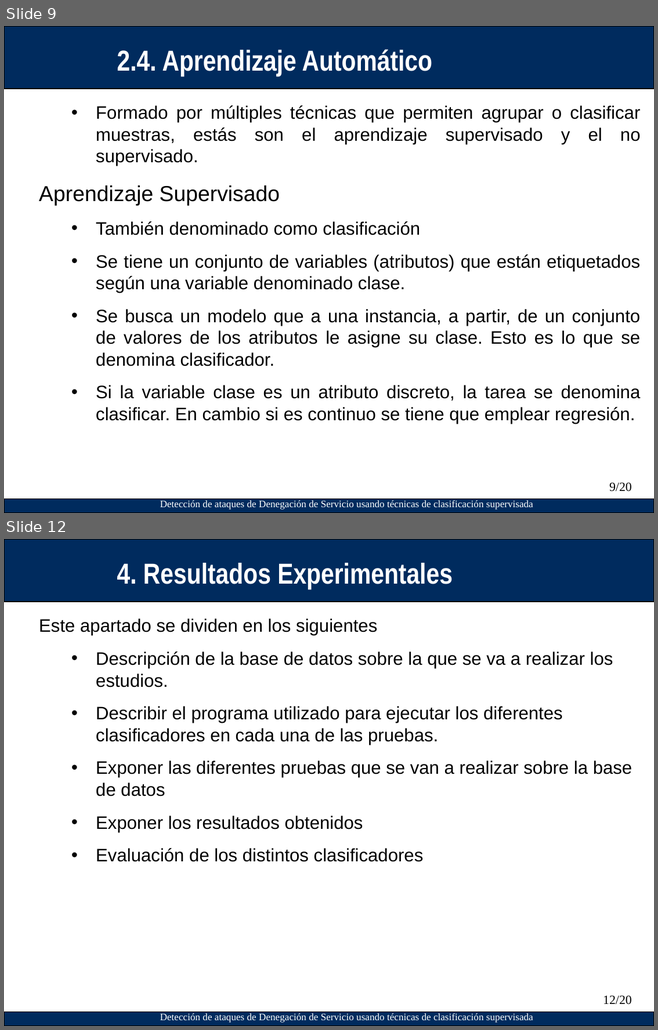
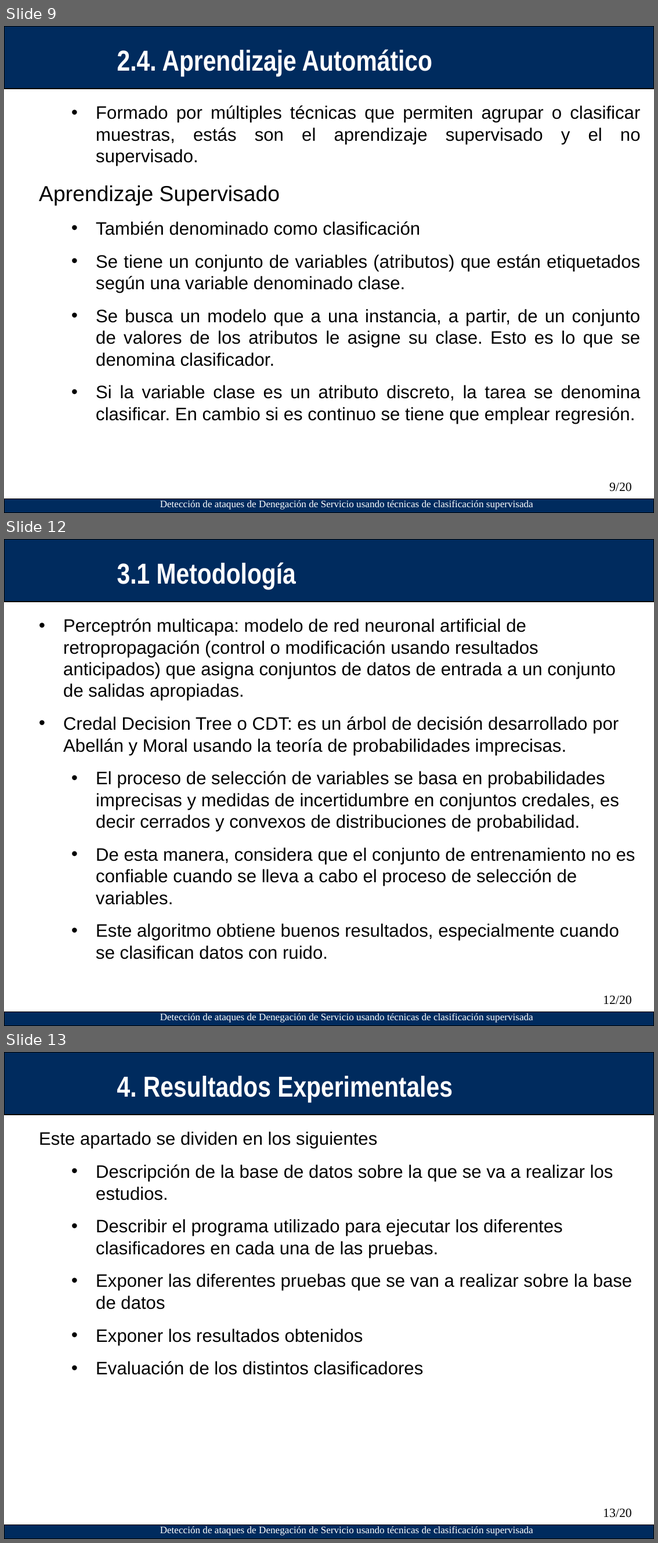
Before and after one commit to asam139/DoS_TFM, a slide deck: Presentacion/Plantilla_Presentacion_PFC-IT_ETSIT.ppt. Shown one above the other, each under a label of ours: slides 9 and 12 before the commit, slides 9, 12 and 13 after it; the slides between them are not shown. The pictures are 658x1030 and 658x1543 pixels, drawn with LibreOffice and Linux fonts; fonts in the diff are those of the drawing; background and template pictures are left out. Boxes give left, top, right and bottom in pixels: in the first picture for what was removed or moved away, otherwise in the second. Text is boxed around its words. In the diff, an @@ line names an element or a change of style, - is before the commit and + after.

```diff
--- a/Presentacion/Plantilla_Presentacion_PFC-IT_ETSIT.ppt
+++ b/Presentacion/Plantilla_Presentacion_PFC-IT_ETSIT.ppt
@@ slide 12 added at <box>4,539,654,1026</box>, background #FFFFFF; not listed: 3 template elements that a slide beside it also shows @@
@@ text added at <box>117,562,296,589</box>, 32 pt, text #FFFFFF, bold @@
+3.1 Metodología
@@ text added at <box>63,618,635,959</box>, 20 pt, text #000000 @@
+• Perceptrón multicapa: modelo de red neuronal artificial de retropropagación (control o modificación usando resultados anticipados) que asigna conjuntos de datos de entrada a un conjunto de salidas apropiadas.
+• Credal Decision Tree o CDT: es un árbol de decisión desarrollado por Abellán y Moral usando la teoría de probabilidades imprecisas.
+  • El proceso de selección de variables se basa en probabilidades imprecisas y medidas de incertidumbre en conjuntos credales, es decir cerrados y convexos de distribuciones de probabilidad.
+  • De esta manera, considera que el conjunto de entrenamiento no es confiable cuando se lleva a cabo el proceso de selección de variables.
+  • Este algoritmo obtiene buenos resultados, especialmente cuando se clasifican datos con ruido.
@@ page number added at <box>603,995,632,1005</box>, 14 pt, text #000000 @@
+12/20
@@ what was slide 12 is now slide 13 @@
@@ page number at <box>603,1508,632,1518</box>: text changed @@
-12/20
+13/20
```
Also in this commit, not shown: 1 slide changed, 8 other slides added, 2 slides removed.
